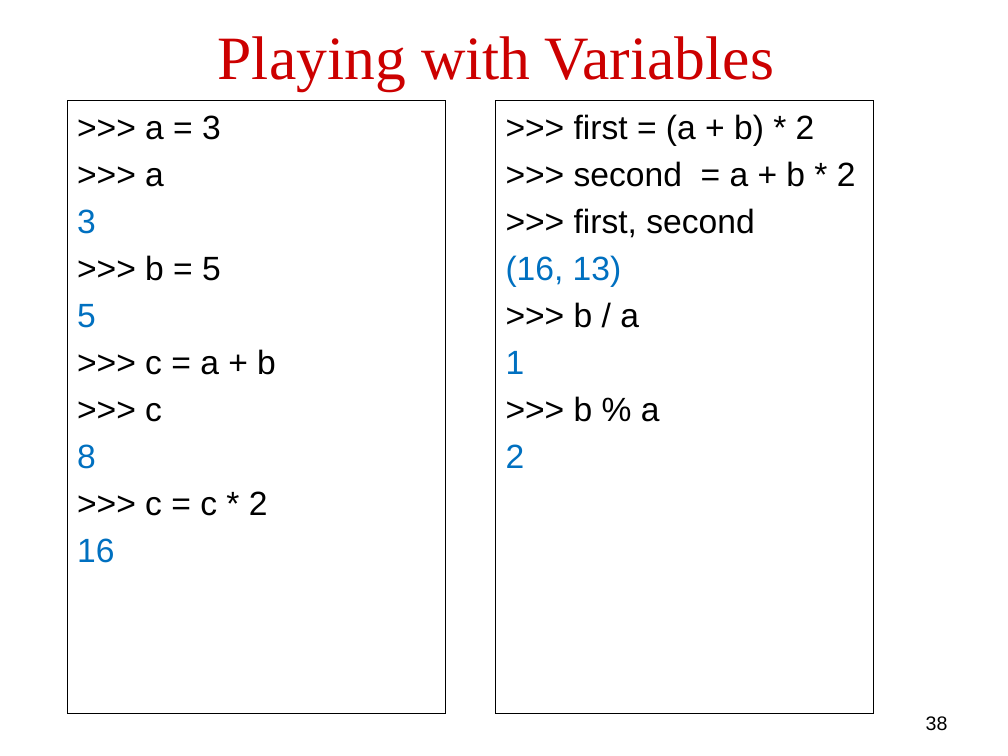
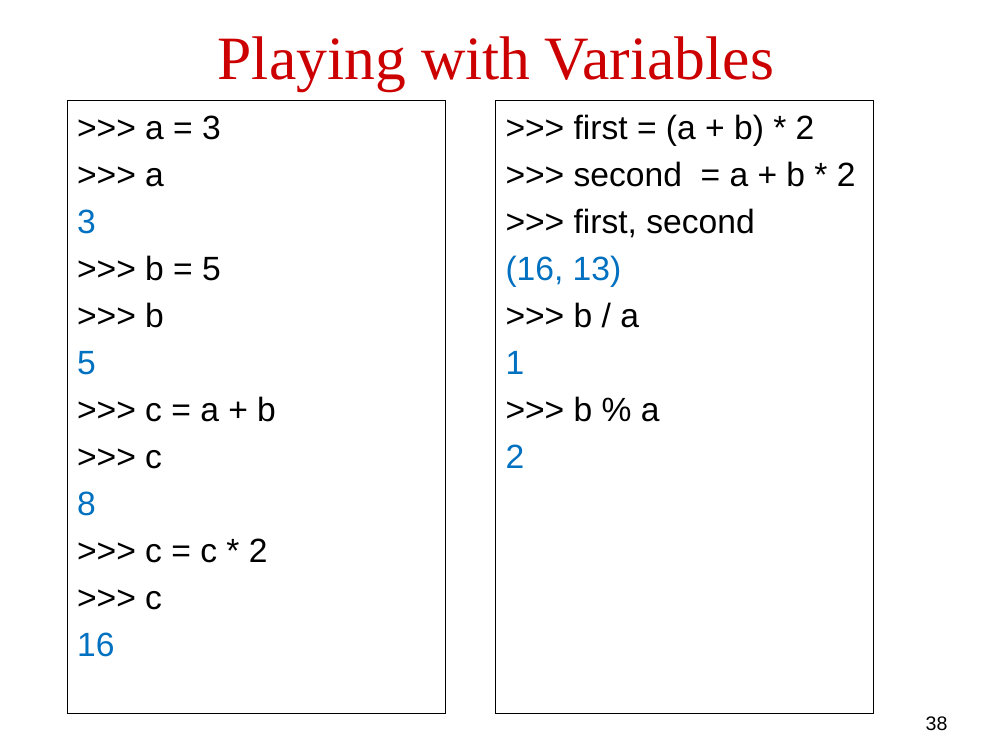
Before and after one commit to robintux/gip, a slide deck: slide 38 of Sessions/1/gip1.pptx. Drawn at 1008x756 pixels with LibreOffice and Linux fonts; fonts in the diff are those of the drawing. Boxes give left, top, right and bottom in pixels: in the first picture for what was removed or moved away, otherwise in the second. Text is boxed around its words. In the diff, an @@ line names an element or a change of style, - is before the commit and + after.

```diff
--- a/Sessions/1/gip1.pptx
+++ b/Sessions/1/gip1.pptx
@@ text in rectangle at [145, 302, 164, 328]: paragraph added @@
+>>> b
@@ text in rectangle at [145, 591, 162, 610]: paragraph added @@
+>>> c
```
Also in this commit, not shown: 8 other slides changed.
